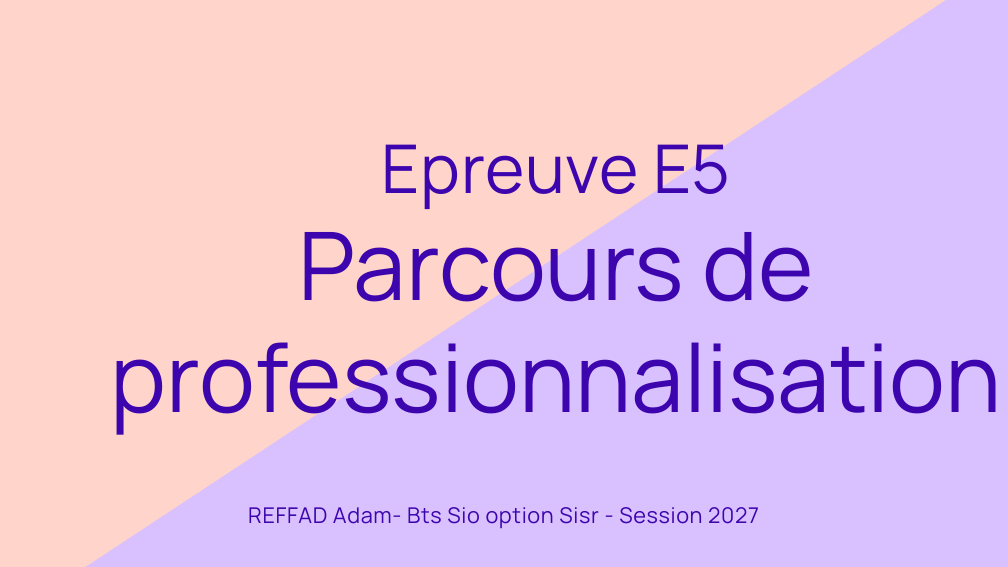
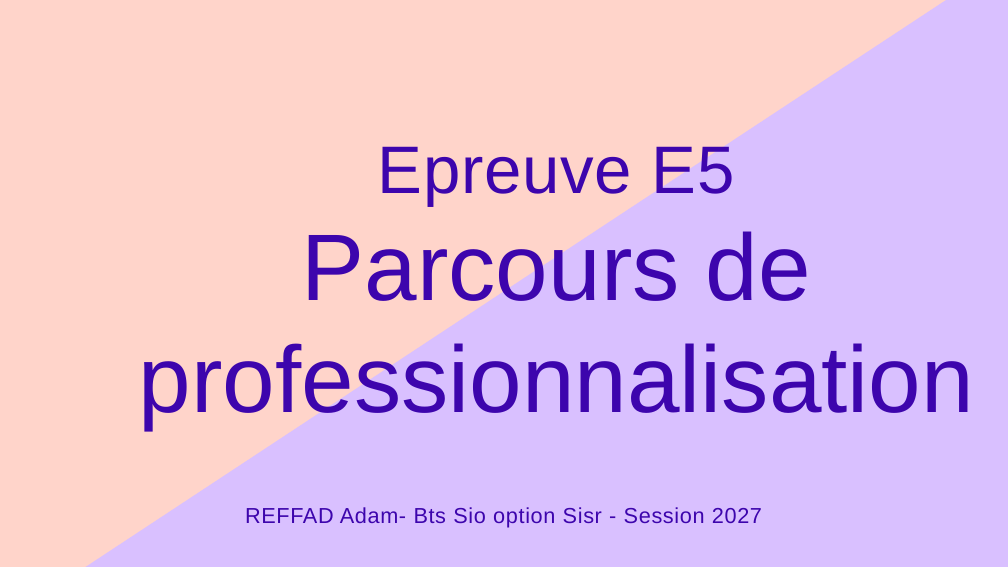
Before and after one commit to adamopendel/portfolio, a slide deck: slide 1 of Parcours_de_professionnalisation_E5_diapo.pptx. Drawn at 1008x567 pixels with LibreOffice and Linux fonts; fonts in the diff are those of the drawing. Boxes give left, top, right and bottom in pixels: in the first picture for what was removed or moved away, otherwise in the second. Text is boxed around its words. In the diff, an @@ line names an element or a change of style, - is before the commit and + after.

```diff
--- a/Parcours_de_professionnalisation_E5_diapo.pptx
+++ b/Parcours_de_professionnalisation_E5_diapo.pptx
@@ text "Epreuve E5" at <box>139,140,974,429</box>: font Manrope to Arial @@
@@ text "REFFAD Adam- Bts Sio option ..." at <box>245,507,762,528</box>: font Manrope to Arial @@
```
Also in this commit, not shown: 14 other slides changed, 1 slide removed, 21 other files.
